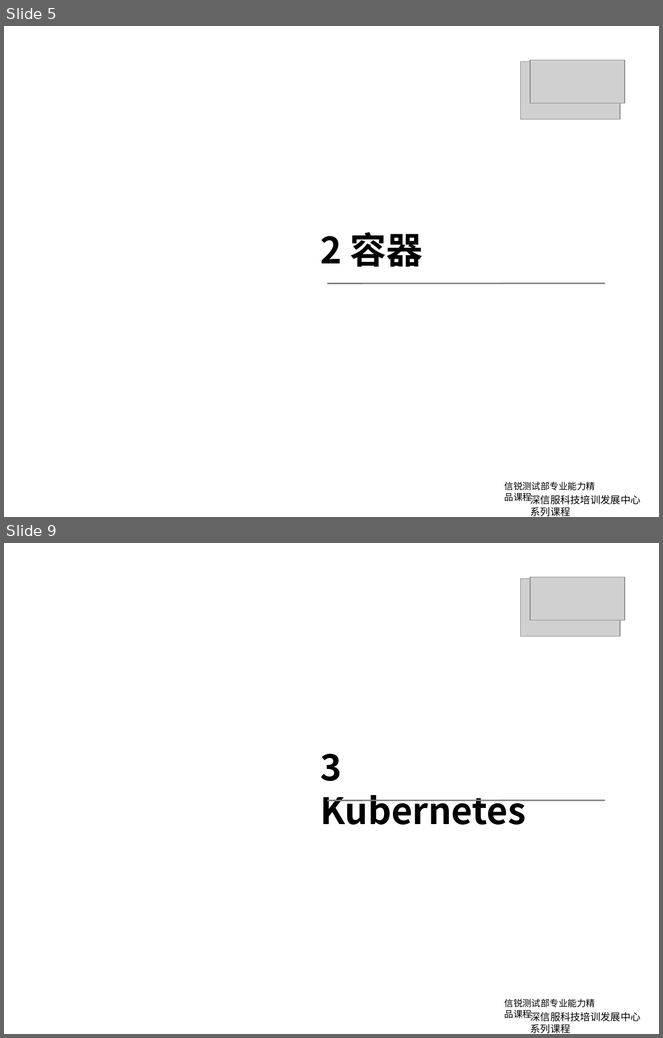
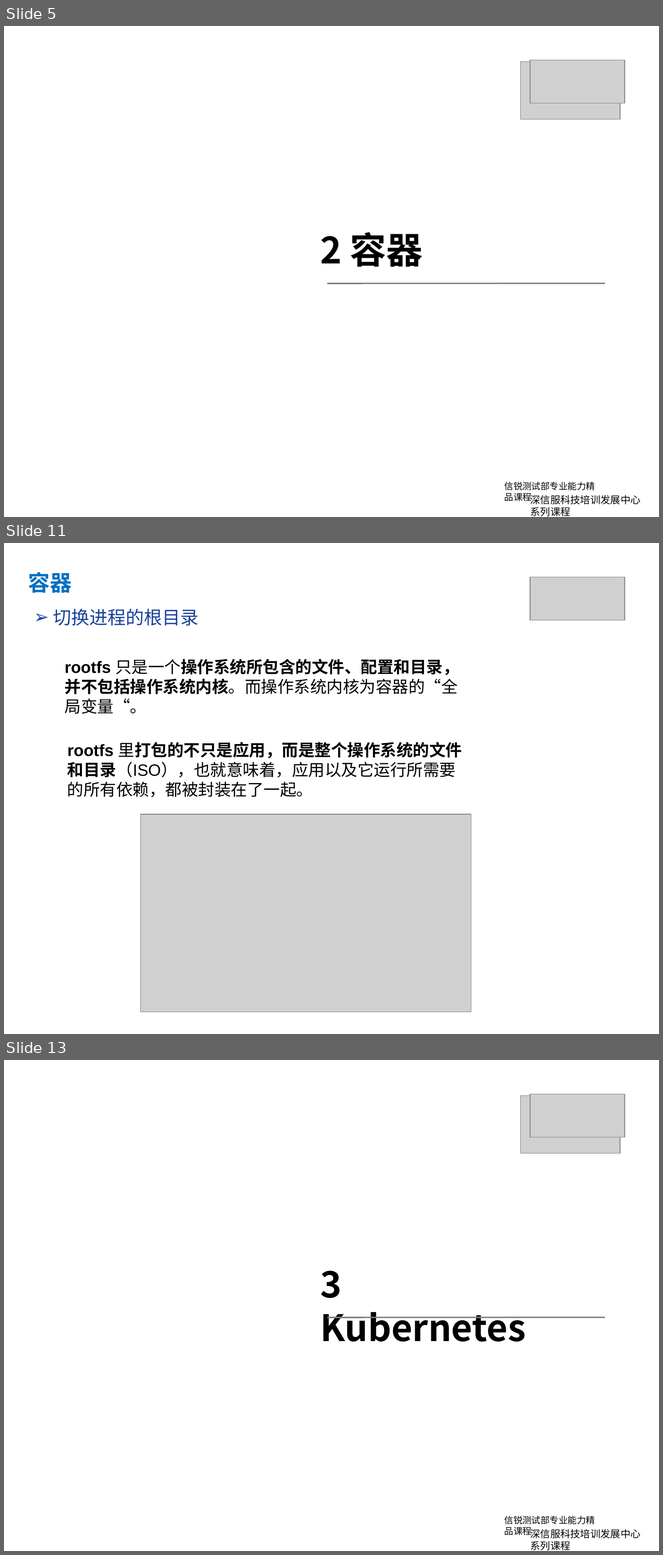
Before and after one commit to yubowen0525/k8s_from_basic_to_advanced, a slide deck: lession1/kubernetes第一课.pptx. Shown one above the other, each under a label of ours: slides 5 and 9 before the commit, slides 5, 11 and 13 after it; the slides between them are not shown. The pictures are 663x1038 and 663x1555 pixels, drawn with LibreOffice and Linux fonts; fonts in the diff are those of the drawing; grey boxes stand for pictures; background and template pictures are left out. Boxes give left, top, right and bottom in pixels: in the first picture for what was removed or moved away, otherwise in the second. Text is boxed around its words. In the diff, an @@ line names an element or a change of style, - is before the commit and + after.

```diff
--- a/lession1/kubernetes第一课.pptx
+++ b/lession1/kubernetes第一课.pptx
@@ slide 11 added at (4, 543, 659, 1034), background #FFFFFF @@
@@ text added at (28, 572, 72, 593), 24 pt, text #0070C0, bold @@
+容器
@@ picture added at (530, 577, 624, 620) @@
@@ text added at (53, 609, 198, 626), 20 pt, text #184199 @@
+➢ 切换进程的根目录
@@ text added at (65, 659, 460, 714), 18 pt, text #000000, bold @@
+rootfs 只是一个操作系统所包含的文件、配置和目录，并不包括操作系统内核。而操作系统内核为容器的“全局变量“。
@@ text added at (67, 742, 463, 797), 18 pt, text #000000 @@
+rootfs 里打包的不只是应用，而是整个操作系统的文件和目录（ISO），也就意味着，应用以及它运行所需要的所有依赖，都被封装在了一起。
@@ picture added at (141, 814, 472, 1012) @@
@@ what was slide 9 is now slide 13 @@
```
Also in this commit, not shown: 5 slides changed, 3 other slides added, 10 other files.
